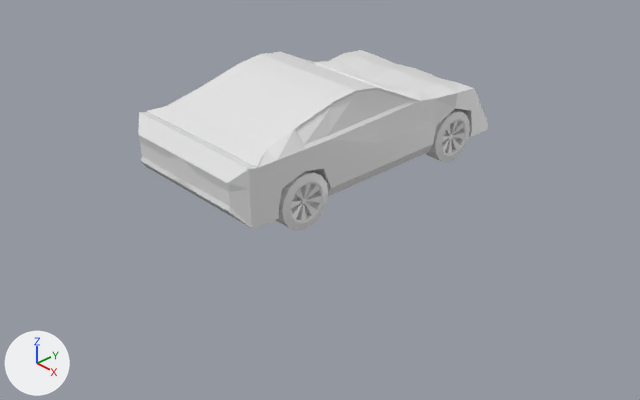
A saved change to the Blender file car.blend.
Both versions are drawn from a 50 mm lens placed at (7.7, -7.19, 4.0), pointed at (0.35, -0.33, -1.44). The lights are fixed; the arrows at lower left show +X, +Y and +Z.
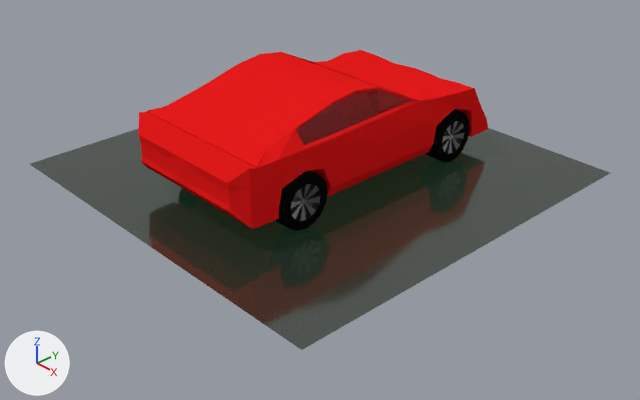
What changed in the scene script:
```text
Change mat_material:
    remove # nodes: BsdfPrincipled, OutputMaterial
    nodes: AddShader, BsdfDiffuse, OutputMaterial, TexNoise, VolumeAbsorption
    colours: red #e71c1c
Add mat_material_004:
    mat_material_004 = bpy.data.materials.new('Material.004')
    mat_material_004.use_nodes = True; mat_material_004.node_tree.nodes.clear()
    _N = mat_material_004.node_tree.nodes; _L = mat_material_004.node_tree.links
    n0 = _N.new('ShaderNodeOutputMaterial'); n0.name = 'Material Output'
    n1 = _N.new('ShaderNodeBsdfAnisotropic'); n1.name = 'Glossy BSDF'
    n1.distribution = 'BECKMANN'
    n1.inputs[0].default_value = (0.133, 0.133, 0.133, 1.0)  # 'Color', dark grey #666666
    n1.inputs[1].default_value = 0.823  # 'Roughness'
    _L.new(n1.outputs[0], n0.inputs[0])  # 'BSDF' to 'Surface'
Add mat_material_006:
    mat_material_006 = bpy.data.materials.new('Material.006')
    mat_material_006.use_nodes = True; mat_material_006.node_tree.nodes.clear()
    _N = mat_material_006.node_tree.nodes; _L = mat_material_006.node_tree.links
    n0 = _N.new('ShaderNodeOutputMaterial'); n0.name = 'Material Output'
    n1 = _N.new('ShaderNodeBsdfGlass'); n1.name = 'Glass BSDF'
    n1.distribution = 'BECKMANN'
    n1.inputs[1].default_value = 0.161  # 'Roughness'
    n1.inputs[2].default_value = 1.45  # 'IOR'
    _L.new(n1.outputs[0], n0.inputs[0])  # 'BSDF' to 'Surface'
Add mat_material_005:
    mat_material_005 = bpy.data.materials.new('Material.005')
    mat_material_005.use_nodes = True; mat_material_005.node_tree.nodes.clear()
    _N = mat_material_005.node_tree.nodes; _L = mat_material_005.node_tree.links
    n0 = _N.new('ShaderNodeOutputMaterial'); n0.name = 'Material Output'
    n1 = _N.new('ShaderNodeBsdfAnisotropic'); n1.name = 'Glossy BSDF'
    n1.distribution = 'GGX'
    n1.inputs[0].default_value = (0.152, 0.152, 0.152, 1.0)  # 'Color', dark grey #6d6d6d
    _L.new(n1.outputs[0], n0.inputs[0])  # 'BSDF' to 'Surface'
Add mat_material_003:
    mat_material_003 = diffuse_material('Material.003')
    mat_material_003.base_color = (0.00364, 0.00364, 0.00364)  # black #0c0c0c
Change me_cube:
    where me_cube.from_pydata(...)  # 690 vertices, 671 faces; spans x 0.0..1.08, y -1.94..2.42, z -0.7..0.7
    me_cube part 1
    37 vertices are removed from x 0.89..1.06, y -1.2..-0.76, z -0.51..-0.14
    131 faces are deleted
    97 vertices in x 0.8..1.08, y -1.34..-0.63, z -0.67..-0.02 move by (0.0, -0.01, 0.0)
    6 vertices in x 0.91..1.03, y -1.0, z -0.39..-0.3 move by (0.0, 0.02, 0.0)
    6 vertices in x 0.91..1.03, y -0.95..-0.94, z -0.35..-0.33 move by (0.0, -0.01, -0.02)
    4 vertices in x 0.91..1.03, y -0.97, z -0.39..-0.38 move by (0.0, -0.04, 0.0)
    4 vertices in x 0.89..1.06, y -1.07, z -0.56..-0.14 move by (0.0, 0.16, 0.0)
    3 vertices in x 0.91..1.03, y -0.95, z -0.35 move by (0.0, -0.01, -0.01)
    70 vertices move within x 0.8..1.08, y -1.24..-0.77, z -0.7..0.01
    31 vertices are added at x 0.91..1.06, y -1.16..-0.77, z -0.56..-0.18
    6 new vertices lie (0.08, 0.0, 0.0) away from vertices in x 0.81..0.98, y -1.2..-0.77, z -0.56..-0.14
    25 new faces join them, mat_material_005
    92 new faces join them, mat_material_004
    14 new faces join them, mat_material_003 (black #0c0c0c)
    me_cube part 2: 118 faces spanning x 0.8..1.08, y -1.35..1.99, z -0.7..0.01 switch from mat_material (white #e7e7e7) to mat_material_003 (black #0c0c0c)
    me_cube part 3: 207 faces spanning x 0.0..1.03, y -1.25..2.38, z -0.7..0.04 switch from mat_material (white #e7e7e7) to mat_material_004
    me_cube part 4: 41 faces spanning x 0.98..1.06, y -1.22..1.87, z -0.58..-0.12 switch from mat_material (white #e7e7e7) to mat_material_005
    me_cube part 5: 6 faces spanning x 0.0..1.01, y -0.97..0.98, z 0.3..0.67 switch from mat_material (white #e7e7e7) to mat_material_006
    add me_cube.materials.append(mat_material_002)  # cyan #98efff
Add me_plane:
    me_plane.from_pydata([(-1.0, -1.0, 0.0), (1.0, -1.0, 0.0), (-1.0, 1.0, 0.0), (1.0, 1.0, 0.0)], [], [(0, 1, 3, 2)])
    me_plane.materials.append(mat_material_001)  # dark grey #5f5f5f
Add ob_plane:
    ob_plane = bpy.data.objects.new('Plane', me_plane)
    ob_plane.location = (-0.04, -0.02, -1.23)
    ob_plane.scale = (2.73, 2.73, 2.73)
```

Boxes [x1, y1, x2, y2] around the edits, measured in the pictures (640 x 400 px; the box of a moved part takes in the faces that stretch with it):
'Plane', added: after [30, 128, 610, 350]
'Cube', surface changed, reshaped (white to red): [138, 50, 488, 231] in both
part 1 of me_cube, moved or reshaped: before [291, 182, 322, 223]; after [291, 182, 321, 224]
part 2 of me_cube, recoloured (grey to black): [281, 109, 470, 231] in both
part 3 of me_cube, recoloured: before [298, 131, 457, 205]; after [300, 131, 457, 214]
part 4 of me_cube, recoloured (grey to black): [291, 121, 464, 209] in both
part 5 of me_cube, recoloured (grey to red): [297, 90, 410, 145] in both
